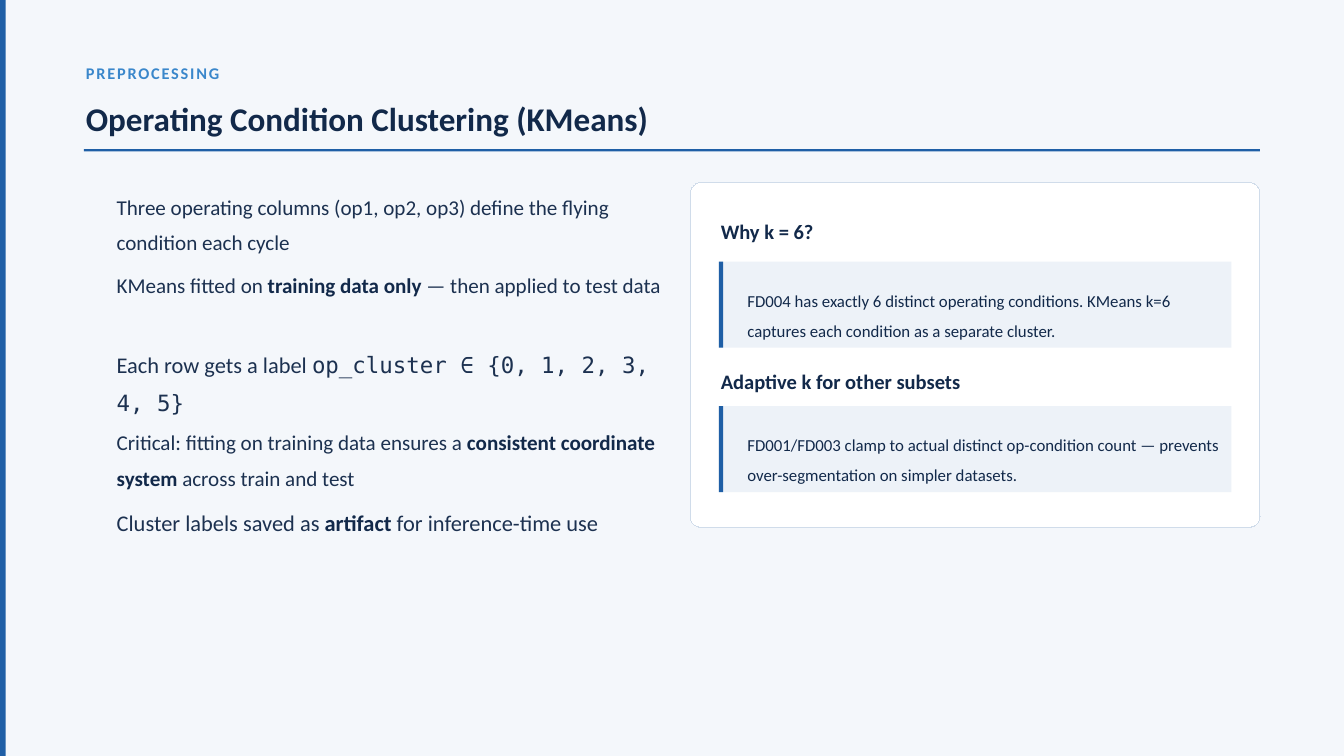
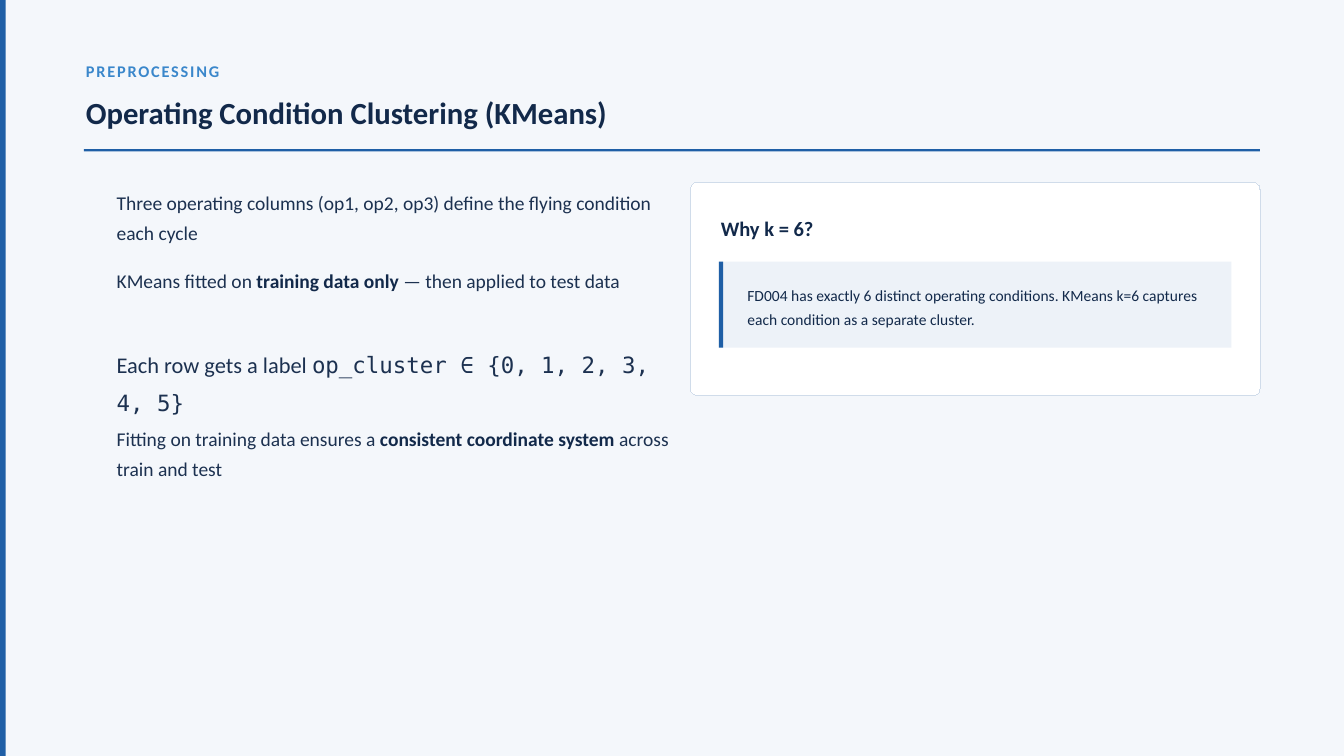
Before and after one commit to DhruvParmar051/Aircraft-Engine-Failure-Forecasting, a slide deck: slide 18 of AFM_ppt.pptx (slide 12 before the commit). Drawn at 1344x756 pixels with LibreOffice and Linux fonts; fonts in the diff are those of the drawing. Boxes give left, top, right and bottom in pixels: in the first picture for what was removed or moved away, otherwise in the second. Text is boxed around its words. In the diff, an @@ line names an element or a change of style, - is before the commit and + after.

```diff
--- a/AFM_ppt.pptx
+++ b/AFM_ppt.pptx
@@ text "PREPROCESSING" at (x1=84, y1=62, x2=1296, y2=84): line spacing 1 to 0.9 @@
@@ text "Operating Condition Clustering (KMeans)" at (x1=86, y1=101, x2=607, y2=130): size 35.5 to 32.8 pt; line spacing 1.1 to 1 @@
@@ text "Three operating columns (op1, op2, ..." at (x1=117, y1=196, x2=651, y2=243): size 22.6 to 20.9 pt; line spacing 1.4 to 1.3 @@
@@ rounded rectangle resized from (x1=690, y1=182, x2=1260, y2=528) to (x1=690, y1=182, x2=1260, y2=396) @@
@@ text "Why k = 6?" at (x1=721, y1=221, x2=814, y2=240): line spacing 1 to 0.9 @@
@@ text "KMeans fitted on training data ..." at (x1=117, y1=274, x2=620, y2=292): size 22.6 to 20.9 pt; line spacing 1.4 to 1.3 @@
@@ text "FD004 has exactly 6 distinct ..." at (x1=747, y1=290, x2=1197, y2=328): size 18 to 16.6 pt; line spacing 1.5 to 1.3 @@
@@ text removed at (x1=721, y1=374, x2=961, y2=393) @@
-Adaptive k for other subsets
@@ rectangle removed at (x1=719, y1=406, x2=1231, y2=492) @@
@@ rectangle removed at (x1=719, y1=406, x2=723, y2=492) @@
@@ text at (x1=117, y1=432, x2=669, y2=476): text changed; size 22.6 to 20.9 pt @@
-Critical: fitting on training data ensures a consistent coordinate system across train and test
+Fitting on training data ensures a consistent coordinate system across train and test
@@ text removed at (x1=747, y1=439, x2=1218, y2=484) @@
-FD001/FD003 clamp to actual distinct op-condition count — prevents over-segmentation on simpler datasets.
@@ text removed at (x1=117, y1=515, x2=598, y2=531) @@
-Cluster labels saved as artifact for inference-time use
```
Also in this commit, not shown: 47 other slides changed, 1 slide added, 7 slides removed.
